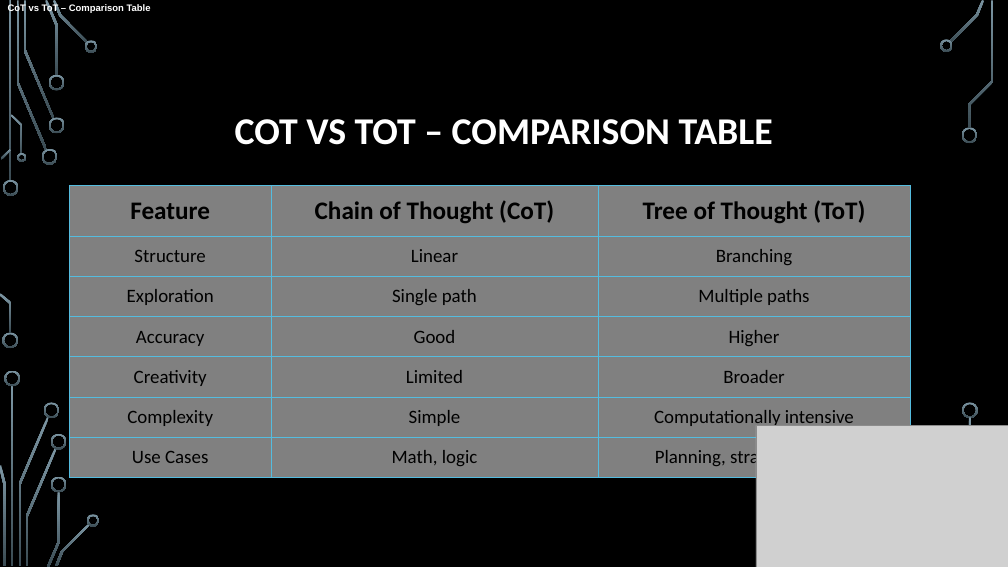
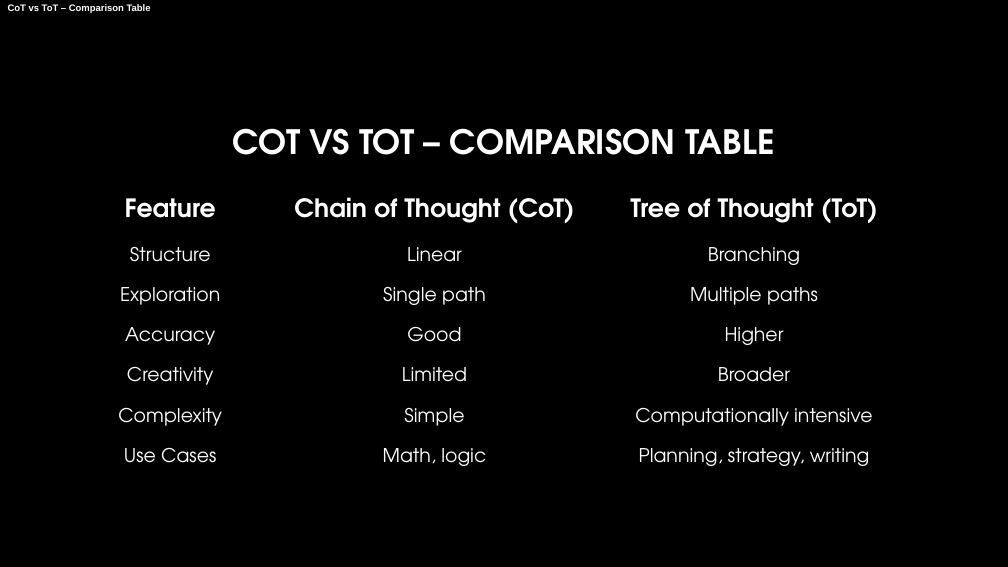
Before and after one commit to zakiabashir/quarter4-data, a slide deck: slide 7 of class_assign/assign1_COT_TOT.pptx. Drawn at 1008x567 pixels with LibreOffice and Linux fonts; fonts in the diff are those of the drawing; grey boxes stand for pictures; background and template pictures are left out. Boxes give left, top, right and bottom in pixels: in the first picture for what was removed or moved away, otherwise in the second. Text is boxed around its words. In the diff, an @@ line names an element or a change of style, - is before the commit and + after.

```diff
--- a/class_assign/assign1_COT_TOT.pptx
+++ b/class_assign/assign1_COT_TOT.pptx
@@ title "COT VS TOT – COMPARISON ..." at box(233, 128, 774, 155): size 36 to 32 pt, font Calibri to TeX Gyre Adventor, text colour #FFFFFF to gradient #FFFFFF to #A6A6A6; line spacing 0.9 to 1 @@
@@ table at box(70, 186, 910, 478) @@
@@ fill #808080 to none in 21 cells @@
@@ font Calibri to TeX Gyre Adventor, text colour #000000 to #FFFFFF @@
@@ borders changed @@
@@ picture removed at box(756, 425, 1008, 567) @@
@@ group removed at box(0, 0, 994, 567): 31 freeform shapes, 3 rectangles @@
```
Also in this commit, not shown: 13 other slides changed, 59 other files.
